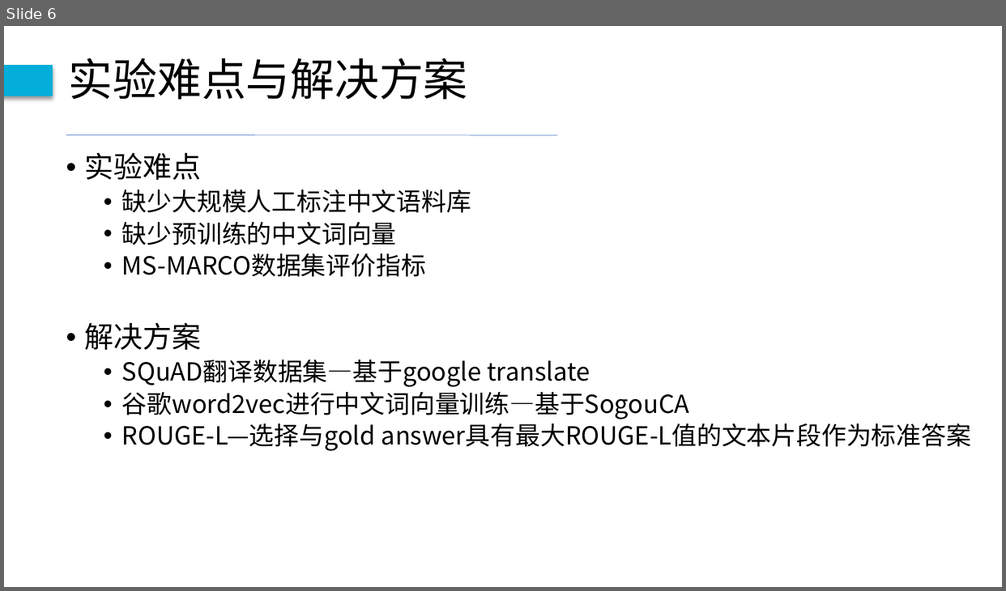
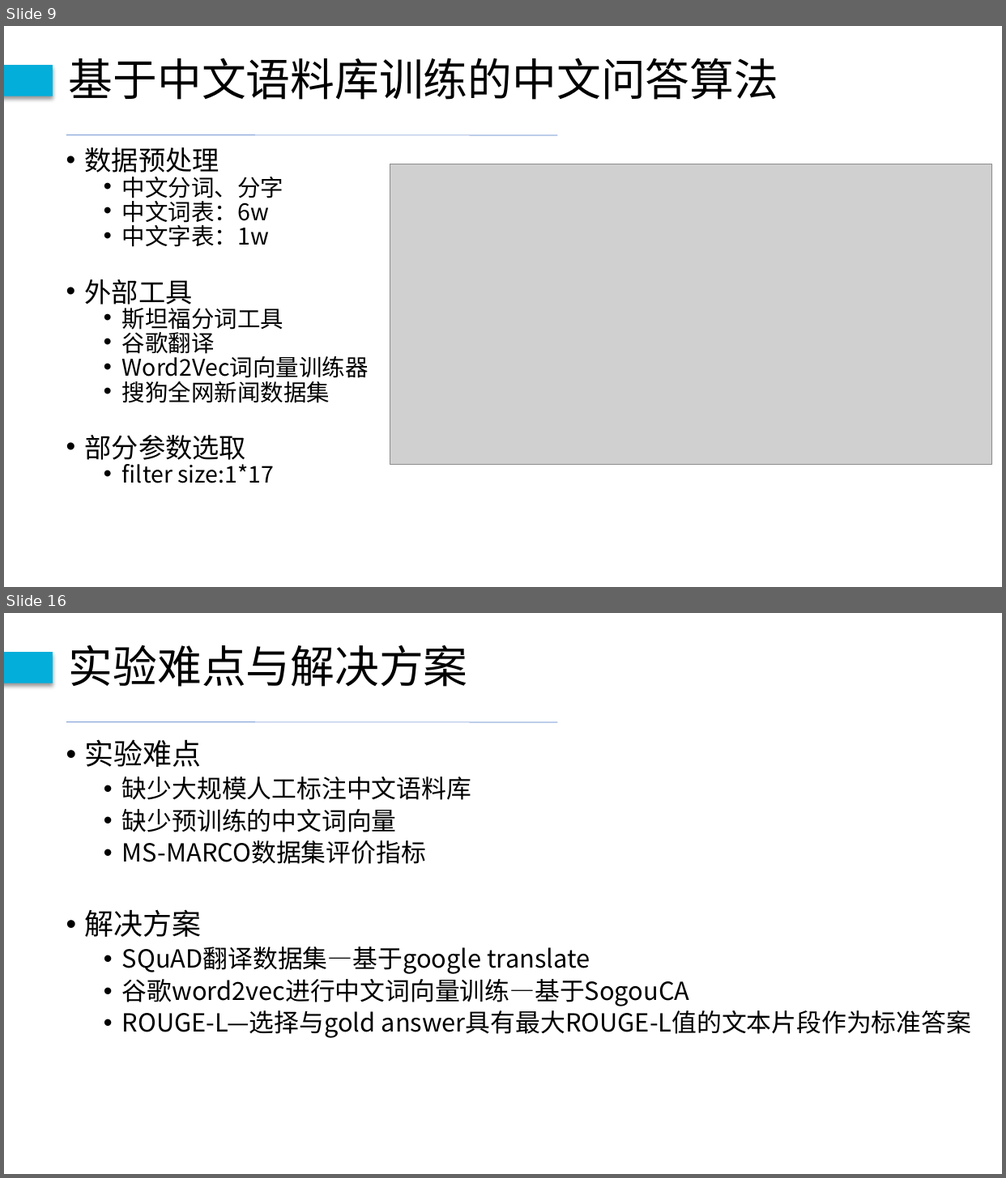
Before and after one commit to ZhouDavid/UnderGraduProject, a slide deck: 毕设论文/毕设终期答辩-周建宇.pptx. Shown one above the other, each under a label of ours: slide 6 before the commit, slides 9 and 16 after it; the slides between them are not shown. The pictures are 1006x591 and 1006x1178 pixels, drawn with LibreOffice and Linux fonts; fonts in the diff are those of the drawing; grey boxes stand for pictures. Boxes give left, top, right and bottom in pixels: in the first picture for what was removed or moved away, otherwise in the second. Text is boxed around its words. In the diff, an @@ line names an element or a change of style, - is before the commit and + after.

```diff
--- a/毕设论文/毕设终期答辩-周建宇.pptx
+++ b/毕设论文/毕设终期答辩-周建宇.pptx
@@ slide 9 added at (4, 26, 1002, 587), background #FFFFFF @@
@@ rectangle added at (4, 65, 53, 96), fill #04AEDA @@
@@ text added at (69, 58, 779, 100), 42.6 pt, text #000000 @@
+基于中文语料库训练的中文问答算法
@@ line added from (66, 135) to (558, 135), #4472C4 0.5 pt @@
@@ text added at (85, 148, 368, 484), 22.2 pt, text #000000 @@
+• 数据预处理
+  • 中文分词、分字
+  • 中文词表：6w
+  • 中文字表：1w
+• 外部工具
+  • 斯坦福分词工具
+  • 谷歌翻译
+  • Word2Vec词向量训练器
+  • 搜狗全网新闻数据集
+• 部分参数选取
+  • filter size:1*17
@@ picture added at (390, 164, 992, 465) @@
@@ what was slide 6 is now slide 16 @@
```
Also in this commit, not shown: 13 slides changed, 8 other slides added, 4 other files.
